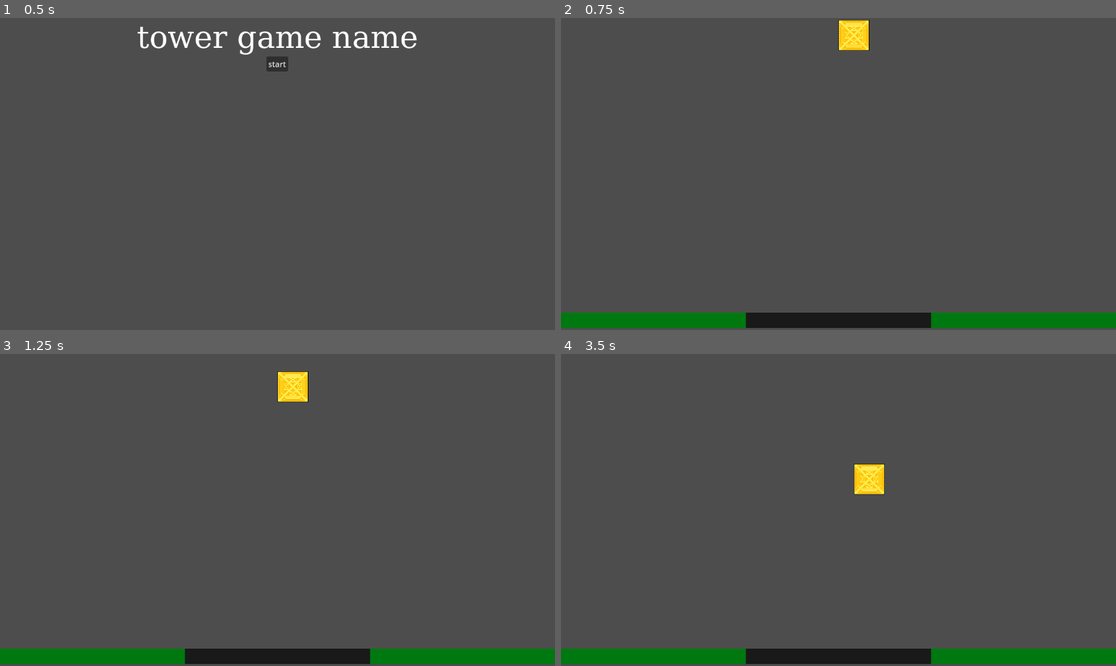
Above: before the commit, frames 1-4 (two rows, left to right).
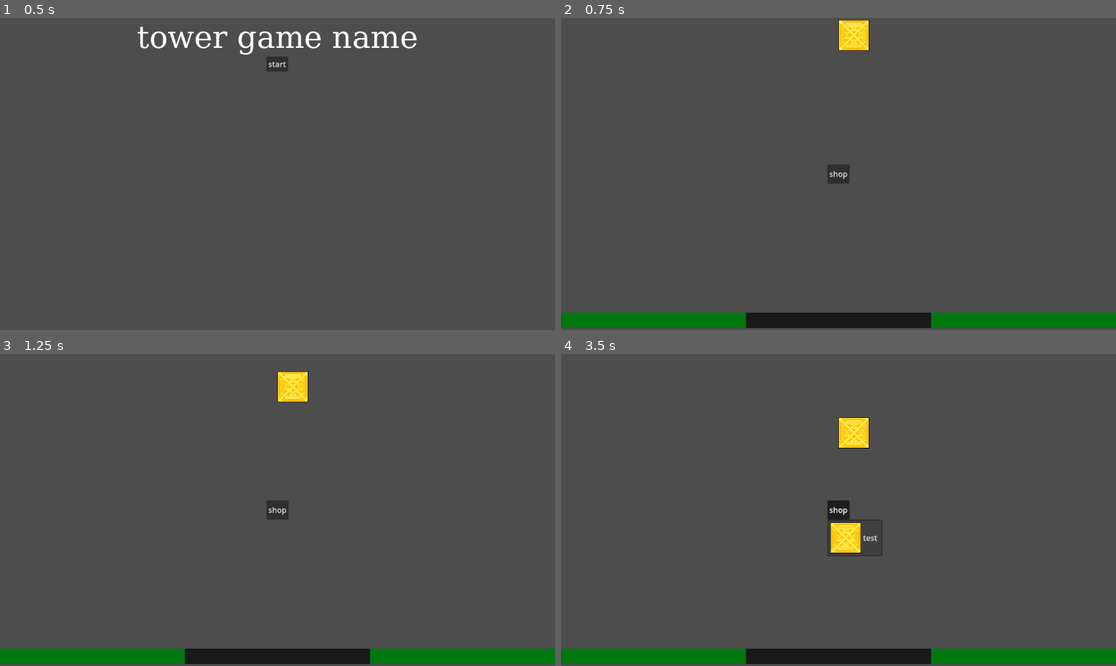
Above: after the commit, the same moments.

Repository: ender-titan1/GWJ-73
Game: Godot game, scene res://scenes/Menu_ui.tscn
The game is run twice, just before and just after one commit, with the same random seed, the same clock (stepped at 60 frames per second) and the same inputs. The engine's default icon, where the game draws it, is replaced by a stand-in: a white triangle on a blue panel in a dark square.
Inputs (mouse positions are in pixels of both pictures, inside the frame that each line leads up to):
- Up to frame 1 (0.5 s): no input
- Up to frame 2 (0.75 s): click "start" at 0.5 s
- Up to frame 3 (1.25 s): no input
- Up to frame 4 (3.5 s): click (838, 510) at 1.25 s, where only the run after the commit has a clickable "shop"; move the mouse to (960, 494) at 2.02 s; hold D (shift_right) 2.03-2.78 s; tap Enter at 2.75 s; move the mouse to (727, 525) at 2.77 s; hold Space (shift_down) from 2.78 s (still down)

Frame 1 is identical in both runs. In frame 2, 0.2% of the frame differs, in the area x 48-52%, y 46-54%; in frame 3, 0.2%; in frame 4, 2.0%, in the area x 48-59%, y 20-65%.

Commit message:
semi finished game shop

Diff:
--- a/scenes/Start.tscn
+++ b/scenes/Start.tscn
@@ -1,9 +1,10 @@
-[gd_scene load_steps=5 format=3 uid="uid://djwihrxn5l817"]
+[gd_scene load_steps=6 format=3 uid="uid://djwihrxn5l817"]
 
 [ext_resource type="Script" path="res://src/start.gd" id="1_23hn0"]
 [ext_resource type="TileSet" uid="uid://f3h1x1j8xhtp" path="res://resources/main_tileset.tres" id="2_24psf"]
 [ext_resource type="PackedScene" uid="uid://dvs6cthqc6h52" path="res://scenes/Block.tscn" id="2_ffa6c"]
 [ext_resource type="Texture2D" uid="uid://cmcrit7gifwi3" path="res://resources/placeholder_square.tres" id="3_oc4t0"]
+[ext_resource type="PackedScene" uid="uid://de7xoedyb5jdo" path="res://scenes/game_shop.tscn" id="5_mp7af"]
 
 [node name="Start" type="Node2D" node_paths=PackedStringArray("grid")]
 script = ExtResource("1_23hn0")
@@ -25,4 +26,6 @@
 [node name="BlockFallTimier" type="Timer" parent="."]
 wait_time = 0.6
 
+[node name="GameShop" parent="." instance=ExtResource("5_mp7af")]
+
 [connection signal="timeout" from="BlockFallTimier" to="." method="on_timer_timeout"]
--- a/scenes/game_shop.tscn
+++ b/scenes/game_shop.tscn
@@ -1,4 +1,6 @@
-[gd_scene format=3 uid="uid://de7xoedyb5jdo"]
+[gd_scene load_steps=2 format=3 uid="uid://de7xoedyb5jdo"]
+
+[ext_resource type="Script" path="res://src/shop_open.gd" id="1_bkdbf"]
 
 [node name="GameShop" type="Control"]
 layout_mode = 3
@@ -29,6 +31,8 @@
 grow_horizontal = 2
 grow_vertical = 2
 
-[node name="Button" type="Button" parent="VBoxContainer/ColorRect/HBoxContainer"]
+[node name="MenuButton" type="MenuButton" parent="VBoxContainer/ColorRect/HBoxContainer"]
 layout_mode = 2
 text = "shop"
+flat = false
+script = ExtResource("1_bkdbf")
--- a/scenes/tower block.tscn
+++ b/scenes/tower block.tscn
@@ -12,3 +12,11 @@
 script = ExtResource("3_671p2")
 
 [node name="Position" type="Node2D" parent="."]
+
+[node name="Label" type="Label" parent="."]
+offset_left = -19.0
+offset_top = -39.0
+offset_right = 21.0
+offset_bottom = -16.0
+text = "10"
+horizontal_alignment = 1
--- a/scenes/tower block_spawn.gd
+++ b/scenes/tower block_spawn.gd
@@ -1,17 +1,20 @@
 class_name tower_block extends Node2D
 
 @export var block_type: int = 0
+@export var block_cost: int = 0
 
 @onready var image_type: Sprite2D = $image
 @onready var block_pos: Node2D = $Position
+@onready var cost: Label = $Label
 
 var click = 0
 
 func _ready():
-	set_block_type(block_type)
+	set_block_type(block_type, block_cost)
 
-func set_block_type(_type: int):
+func set_block_type(_type: int, _cost: int):
 	image_type.set_image(_type)
+	cost.set_text(str(_cost))
 
 func _process(delta):
 	if click == 1:
--- /dev/null
+++ b/src/shop_open.gd
@@ -0,0 +1,16 @@
+extends MenuButton
+
+var Shop_menu: PopupMenu = self.get_popup()
+var Icon_1 = preload("res://icon.svg")
+var Icon_2 = preload("res://imports/sentury 2.0.png")
+
+var rng = RandomNumberGenerator.new()
+
+@export var type: int = 0
+
+func _ready():
+	type = rng.randi_range(1,2)
+	if type == 1:
+		Shop_menu.add_icon_item(Icon_1,"hello")
+	elif type == 2:
+		Shop_menu.add_icon_item(Icon_2,"test")
Not shown, changed: imports/.DS_Store
